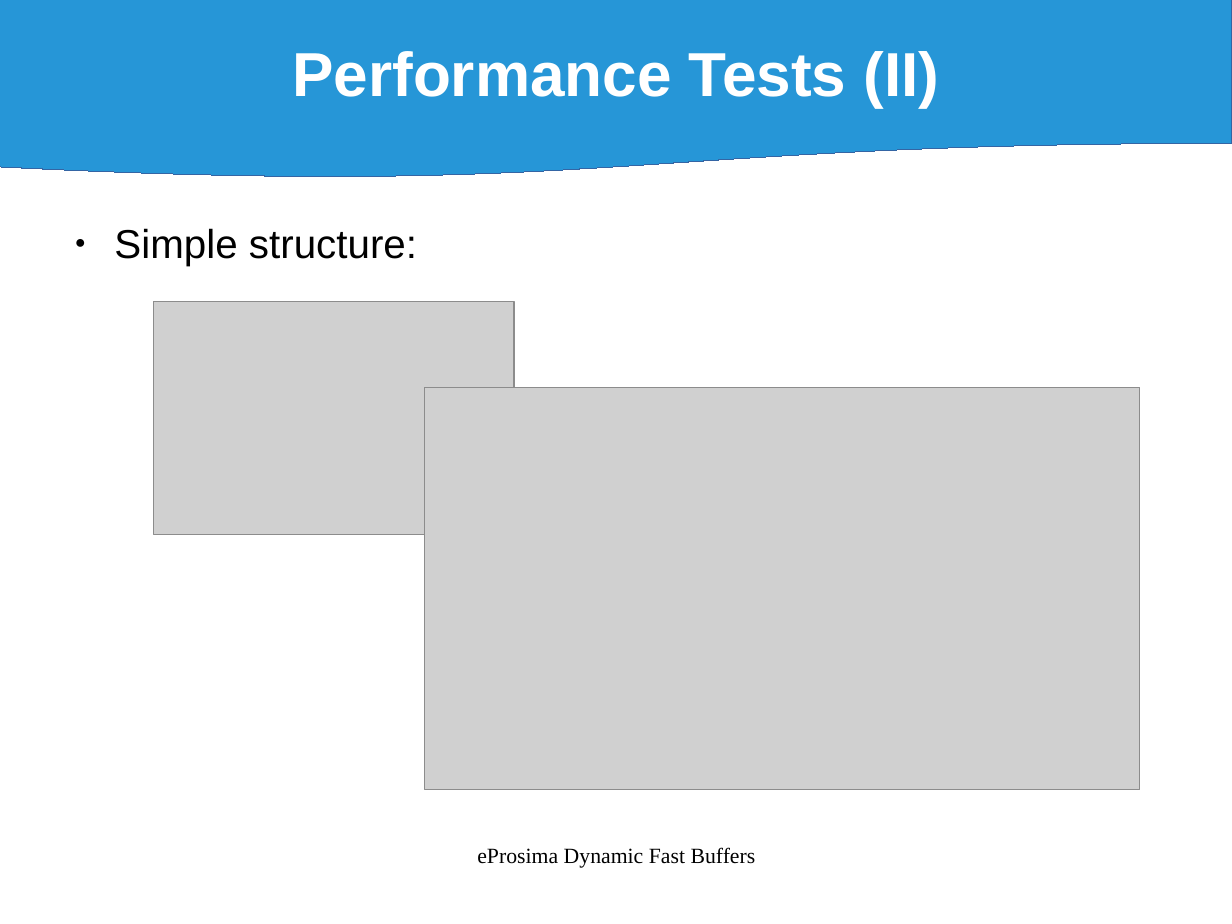
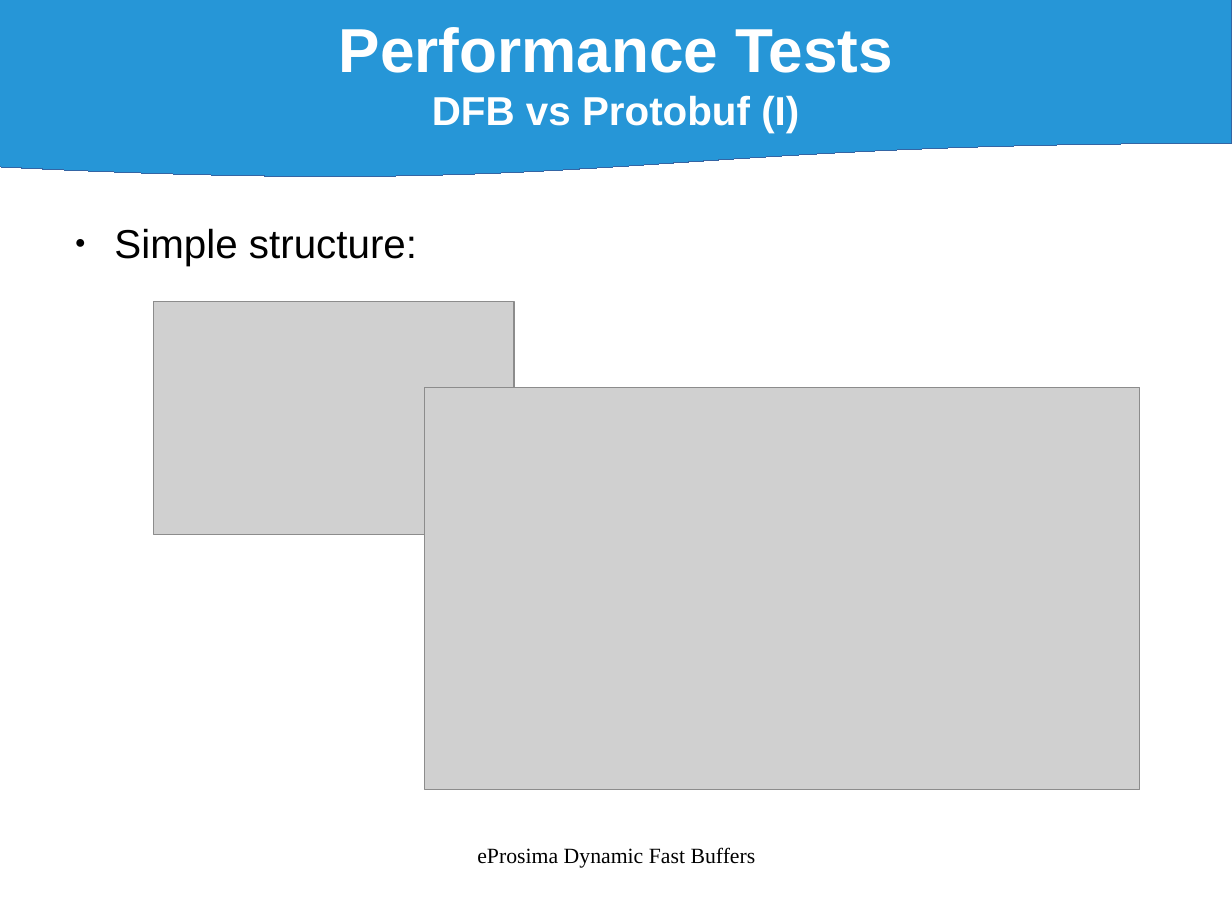
Before and after one commit to eProsima/Dynamic-Fast-Buffers, a slide deck: slide 24 of doc/DynamicFastBuffers_v0.1.odp (slide 15 before the commit). Drawn at 1232x924 pixels with LibreOffice and Linux fonts; fonts in the diff are those of the drawing; grey boxes stand for pictures. Boxes give left, top, right and bottom in pixels: in the first picture for what was removed or moved away, otherwise in the second. Text is boxed around its words. In the diff, an @@ line names an element or a change of style, - is before the commit and + after.

```diff
--- a/doc/DynamicFastBuffers_v0.1.odp
+++ b/doc/DynamicFastBuffers_v0.1.odp
@@ text in flow chart document at (x1=339, y1=27, x2=892, y2=133): text changed @@
-Performance Tests (II)
+Performance Tests
+DFB vs Protobuf (I)
```
Also in this commit, not shown: 3 other slides changed, 21 slides added, 8 other files.
